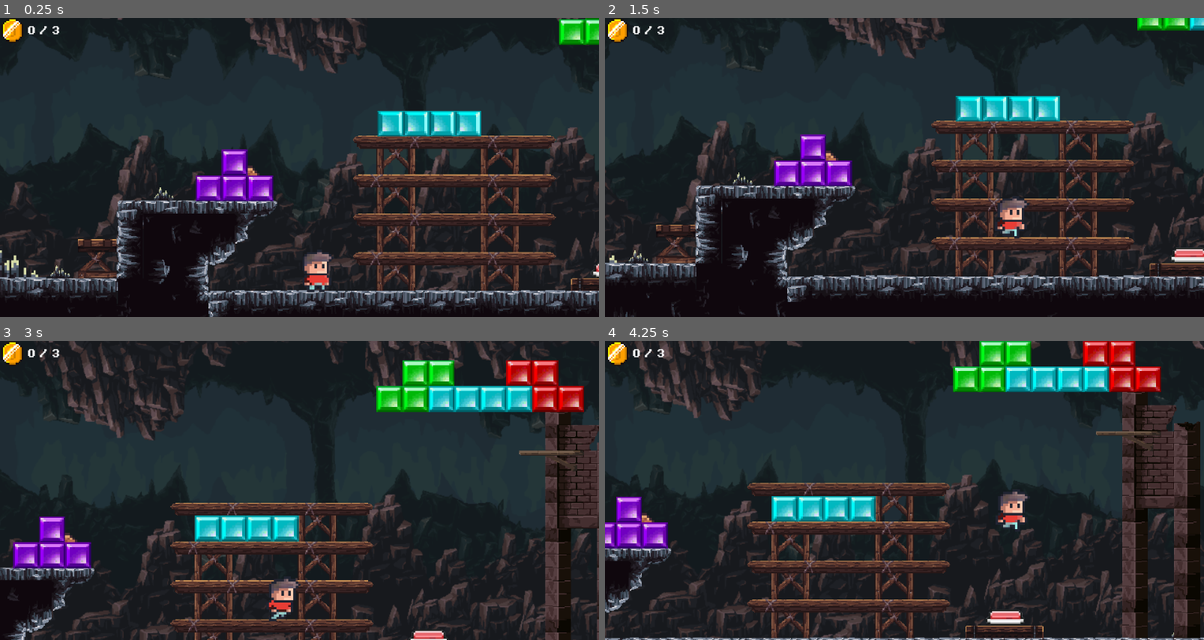
Above: before the commit, frames 1-4 (two rows, left to right).
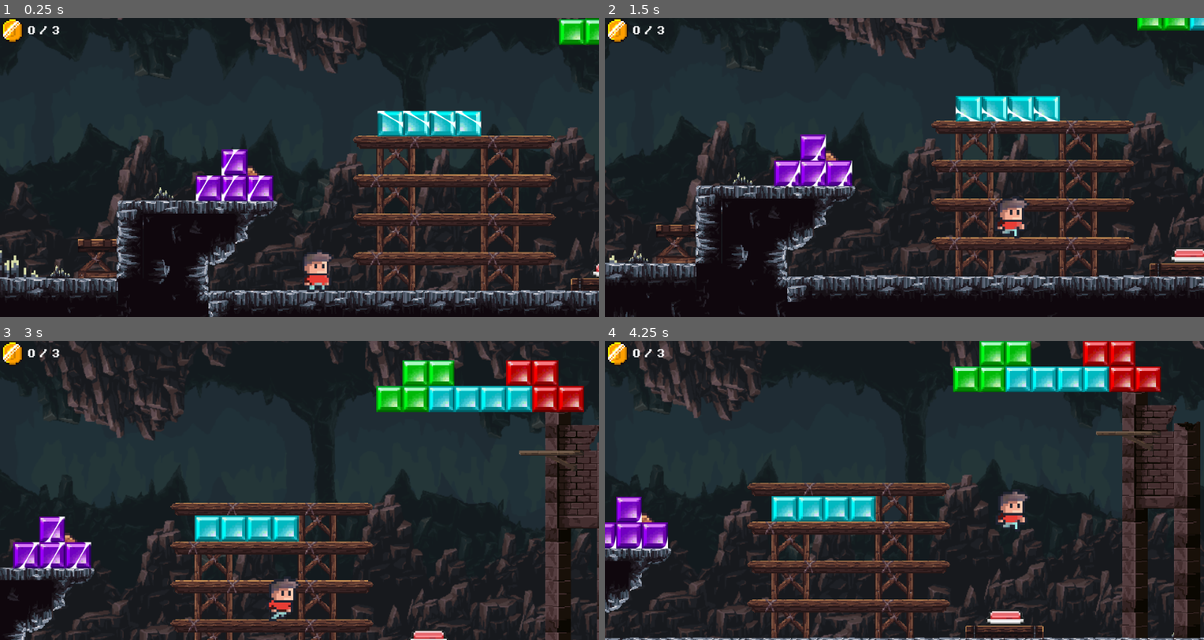
Above: after the commit, the same moments.

Repository: AlfredoSM225/tetramina
Game: Godot game, scene res://scenes/Nivel1.tscn
Same seed, same stepped clock (60 frames per second), same inputs: the game is played once before the commit and once after it. The project has no main scene, so this scene is started directly.
Inputs:
- Up to frame 1 (0.25 s): no input
- Up to frame 2 (1.5 s): hold Q (colocar_pieza) 0.53-1.28 s; hold D (Right) from 0.53 s (still down); tap Space (Jump) at 0.77 s; tap Q (colocar_pieza) at 1.35 s
- Up to frame 3 (3 s): tap Space (Jump) at 1.52 s; release D (Right) at 2.03 s; hold A (Left) 2.03-2.78 s; hold E (interactuar) 2.03-2.78 s; tap Q (colocar_pieza) at 2.3 s; hold D (Right) from 2.78 s (still down); tap R (rotar_pieza) at 2.85 s
- Up to frame 4 (4.25 s): keep holding D (Right); tap Space (Jump) at 3.02, 3.77 s; tap Q (colocar_pieza) at 3.05 s; hold Q (colocar_pieza) from 3.53 s (still down)

The runs differ from the first frame. In frame 1, 0.4% of the frame differs, in the area x 32-81%, y 31-62%; in frame 2, 0.4%; in frame 3, 0.2%; in frame 4, less than 0.1%.

Commit message:
Shaders en piezas
Se agregan Shaders para piezas nuevas y pieza seleccionada

Diff:
--- /dev/null
+++ b/Shaders/Blink.gdshader
@@ -0,0 +1,69 @@
+shader_type canvas_item;
+render_mode blend_premul_alpha;
+
+uniform float Line_Smoothness : hint_range(0, 0.1) = 0.045;
+uniform float Line_Width : hint_range(0, 0.2) = 0.09;
+uniform float Brightness = 3.0;
+uniform float Rotation_deg : hint_range(-90, 90) = 30;
+uniform float Distortion : hint_range(1, 2) = 1.8;
+uniform float Speed = 0.7;
+uniform float Position : hint_range(0, 1) = 0;
+uniform float Position_Min = 0.25;
+uniform float Position_Max = 0.5;
+uniform float Alpha : hint_range(0, 1) = 1;
+
+vec2 rotate_uv(vec2 uv, vec2 center, float rotation, bool use_degrees){
+		float _angle = rotation;
+		if(use_degrees){
+			_angle = rotation * (3.1415926/180.0);
+		}
+		mat2 _rotation = mat2(
+			vec2(cos(_angle), -sin(_angle)),
+			vec2(sin(_angle), cos(_angle))
+		);
+		vec2 _delta = uv - center;
+		_delta = _rotation * _delta;
+		return _delta + center;
+	}
+
+void fragment() {
+
+	vec2 center_uv = UV - vec2(0.5, 0.5);
+	float gradient_to_edge = max(abs(center_uv.x), abs(center_uv.y));
+	gradient_to_edge = gradient_to_edge * Distortion;
+	gradient_to_edge = 1.0 - gradient_to_edge;
+	vec2 rotaded_uv = rotate_uv(UV, vec2(0.5, 0.5), Rotation_deg, true);
+
+	float remapped_position;
+	{
+		float output_range = Position_Max - Position_Min;
+		remapped_position = Position_Min + output_range * Position;
+	}
+
+	float remapped_time = TIME * Speed + remapped_position;
+	remapped_time = fract(remapped_time);
+	{
+		float output_range = 2.0 - (-2.0);
+		remapped_time = -2.0 + output_range * remapped_time;
+	}
+
+	vec2 offset_uv = vec2(rotaded_uv.xy) + vec2(remapped_time, 0.0);
+	float line = vec3(offset_uv, 0.0).x;
+	line = abs(line);
+	line = gradient_to_edge * line;
+	line = sqrt(line);
+
+	float line_smoothness = clamp(Line_Smoothness, 0.001, 1.0);
+	float offset_plus = Line_Width + line_smoothness;
+	float offset_minus = Line_Width - line_smoothness;
+
+	float remapped_line;
+	{
+		float input_range = offset_minus - offset_plus;
+		remapped_line = (line - offset_plus) / input_range;
+	}
+	remapped_line = remapped_line * Brightness;
+	remapped_line = min(remapped_line, Alpha);
+	COLOR.rgb = vec3(COLOR.xyz) * vec3(remapped_line);
+	COLOR.a = remapped_line;
+}
--- /dev/null
+++ b/Shaders/Parpadeo.gdshader
@@ -0,0 +1,19 @@
+shader_type canvas_item;
+uniform bool activado = false;
+uniform float velocidad_parpadeo = 5.0;
+
+uniform float opacidad_minima = 0.3;
+
+void fragment() {
+	vec4 color_original = texture(TEXTURE, UV);
+
+	if (activado) {
+		float onda = (sin(TIME * velocidad_parpadeo) + 1.0) / 2.0;
+
+		float alpha_dinamico = mix(opacidad_minima, 1.0, onda);
+
+		COLOR = vec4(color_original.rgb, color_original.a * alpha_dinamico);
+	} else {
+		COLOR = color_original;
+	}
+}
--- a/scenes/bloque_individual.tscn
+++ b/scenes/bloque_individual.tscn
@@ -1,6 +1,8 @@
 [gd_scene format=3 uid="uid://utmjj82qqb83"]
 
 [ext_resource type="Texture2D" uid="uid://de8ka5yhq4lv0" path="res://sprites/bloque_amarillo.png" id="1_buaj3"]
+[ext_resource type="Shader" uid="uid://p463cy1brooy" path="res://Shaders/Parpadeo.gdshader" id="1_opgb8"]
+[ext_resource type="Shader" uid="uid://b34cl8t1w74h0" path="res://Shaders/Blink.gdshader" id="1_yd1me"]
 [ext_resource type="Texture2D" uid="uid://d2u5ir0evohqn" path="res://sprites/bloque_aqua.png" id="2_dgkvy"]
 [ext_resource type="Texture2D" uid="uid://bbfgqbokgjf0r" path="res://sprites/bloque_azul.png" id="3_yd1me"]
 [ext_resource type="Texture2D" uid="uid://m5tqe3ctofiq" path="res://sprites/bloque_morado.png" id="4_opgb8"]
@@ -10,6 +12,13 @@
 
 [sub_resource type="RectangleShape2D" id="RectangleShape2D_dgkvy"]
 size = Vector2(30, 30)
+
+[sub_resource type="ShaderMaterial" id="ShaderMaterial_iy1pu"]
+resource_local_to_scene = true
+shader = ExtResource("1_opgb8")
+shader_parameter/activado = false
+shader_parameter/velocidad_parpadeo = 5.0
+shader_parameter/opacidad_minima = 0.3
 
 [sub_resource type="SpriteFrames" id="SpriteFrames_o5qks"]
 animations = [{
@@ -70,9 +79,30 @@
 "speed": 5.0
 }]
 
+[sub_resource type="ShaderMaterial" id="ShaderMaterial_yd1me"]
+shader = ExtResource("1_yd1me")
+shader_parameter/Line_Smoothness = 0.045
+shader_parameter/Line_Width = 0.09
+shader_parameter/Brightness = 3.0
+shader_parameter/Rotation_deg = 30.0
+shader_parameter/Distortion = 1.8
+shader_parameter/Speed = 0.7
+shader_parameter/Position = 0.0
+shader_parameter/Position_Min = 0.25
+shader_parameter/Position_Max = 0.5
+shader_parameter/Alpha = 1.0
+
 [node name="BloqueIndividual" type="CollisionShape2D" unique_id=1159988353]
 shape = SubResource("RectangleShape2D_dgkvy")
 
 [node name="AnimatedSprite2D" type="AnimatedSprite2D" parent="." unique_id=1581630823]
+material = SubResource("ShaderMaterial_iy1pu")
 sprite_frames = SubResource("SpriteFrames_o5qks")
-animation = &"Naranja"
+animation = &"Amarillo"
+
+[node name="ColorRect" type="ColorRect" parent="AnimatedSprite2D" unique_id=534745548]
+material = SubResource("ShaderMaterial_yd1me")
+offset_left = -16.0
+offset_top = -16.0
+offset_right = 16.0
+offset_bottom = 16.0
--- a/scripts/PiezaBase.gd
+++ b/scripts/PiezaBase.gd
@@ -7,6 +7,7 @@
 @export_enum("Rojo", "Azul", "Verde", "Morado", "Amarillo", "Naranja", "Aqua") var color_pieza: String = "Rojo"
 @export var id_tileset: int = 1
 @export var tile_map_layer: TileMapLayer
+
 
 var esta_activa: bool = false
 var en_caida_libre: bool = false
@@ -28,6 +29,7 @@
 			anim_sprite.animation = color_pieza
 			anim_sprite.frame = 0
 
+
 func _physics_process(delta: float) -> void:
 	if not esta_activa:
 		# 1. Aplicamos gravedad a la velocidad si no estamos tocando el piso
@@ -38,9 +40,7 @@
 
 		velocity.x = 0
 
-		# 2. EL SECRETO: Ejecutar move_and_slide PRIMERO.
-		# Esto obliga a Godot a moverse un milímetro, recalcular todo y darse cuenta
-		# de que la pieza está en el aire flotando.
+
 		move_and_slide()
 
 		# 3. AHORA SÍ comprobamos si realmente acaba de chocar contra el suelo
@@ -52,6 +52,8 @@
 	en_caida_libre = false
 	jugador_ref = jugador
 	add_collision_exception_with(jugador)
+	set_shader_seleccionable(false)
+	set_shader_en_uso(true)
 
 	# === EL TRUCO: ROBAR LA CÁMARA ===
 	var camara = jugador.get_node_or_null("Camera2D")
@@ -127,7 +129,7 @@
 	if jugador_ref:
 		remove_collision_exception_with(jugador_ref)
 		jugador_ref.recuperar_control()
-
+	set_shader_en_uso(false)
 
 func fijar_en_mapa() -> void:
 	en_caida_libre = false
@@ -170,3 +172,14 @@
 		camara.reparent(jugador_ref)
 		# La centramos de nuevo en el cuerpo del jugador
 		camara.position = Vector2.ZERO
+
+func set_shader_seleccionable(activar: bool) -> void:
+	var color_rects = find_children("*", "ColorRect", true, false)
+	for rect in color_rects:
+		rect.visible = activar
+
+func set_shader_en_uso(activar: bool) -> void:
+	var sprites = find_children("*", "AnimatedSprite2D", true, false)
+	for sprite in sprites:
+		if sprite.material:
+			sprite.material.set_shader_parameter("activado", activar)
Not shown, added: Shaders/Blink.gdshader.uid
Not shown, added: Shaders/Parpadeo.gdshader.uid
